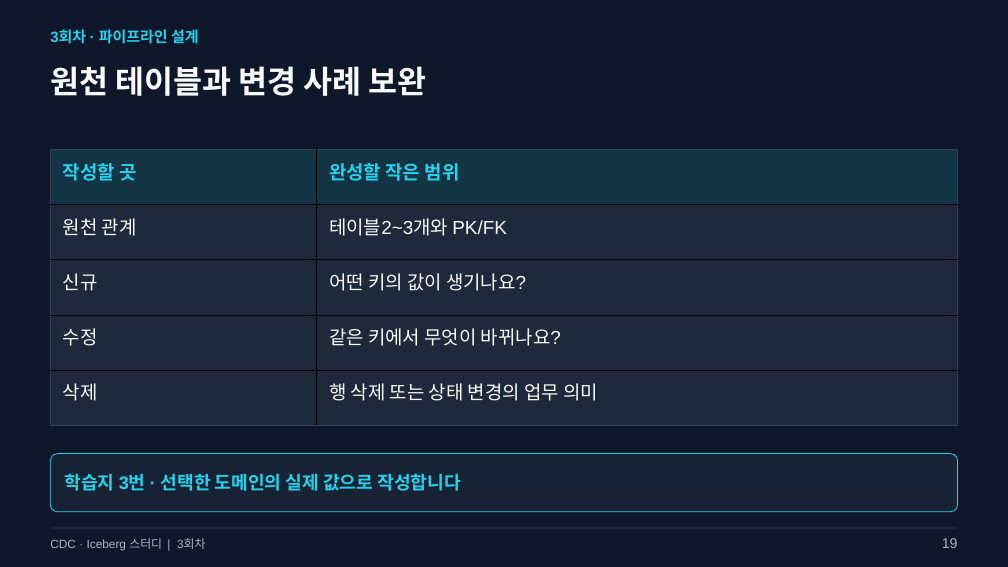
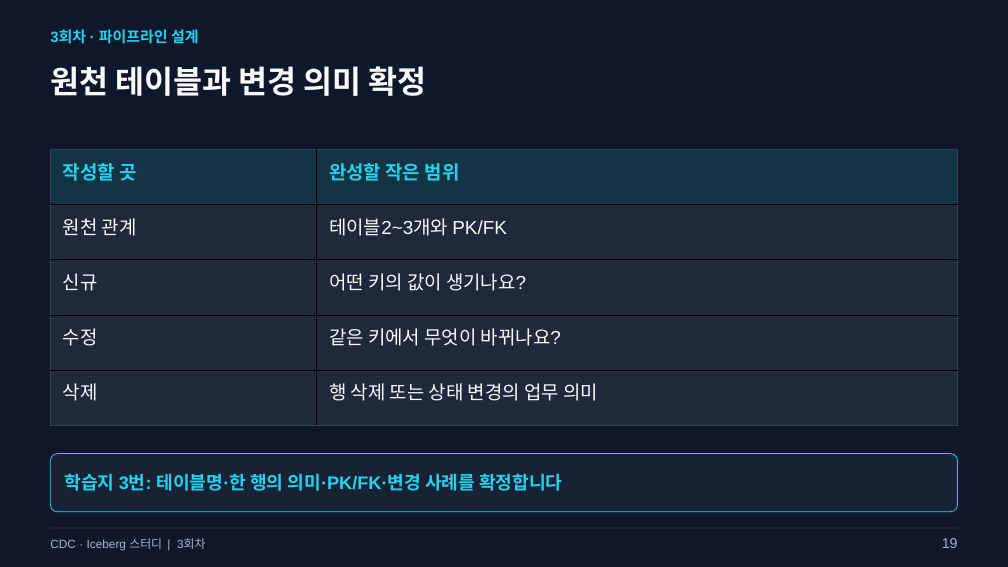
Before and after one commit to kim-dabin/cdc-lakehouse-study, a slide deck: slide 19 of labs/session03/slides/03-session03.pptx. Drawn at 1008x567 pixels with LibreOffice and Linux fonts; fonts in the diff are those of the drawing. Boxes give left, top, right and bottom in pixels: in the first picture for what was removed or moved away, otherwise in the second. Text is boxed around its words. In the diff, an @@ line names an element or a change of style, - is before the commit and + after.

```diff
--- a/labs/session03/slides/03-session03.pptx
+++ b/labs/session03/slides/03-session03.pptx
@@ text at <box>50,66,427,96</box>: text changed @@
-원천 테이블과 변경 사례 보완
+원천 테이블과 변경 의미 확정
@@ text at <box>65,473,562,491</box>: text changed @@
-학습지 3번 · 선택한 도메인의 실제 값으로 작성합니다
+학습지 3번: 테이블명·한 행의 의미·PK/FK·변경 사례를 확정합니다
```
Also in this commit, not shown: 8 other slides changed, 1 slide added, 1 slide removed, 7 other files.
